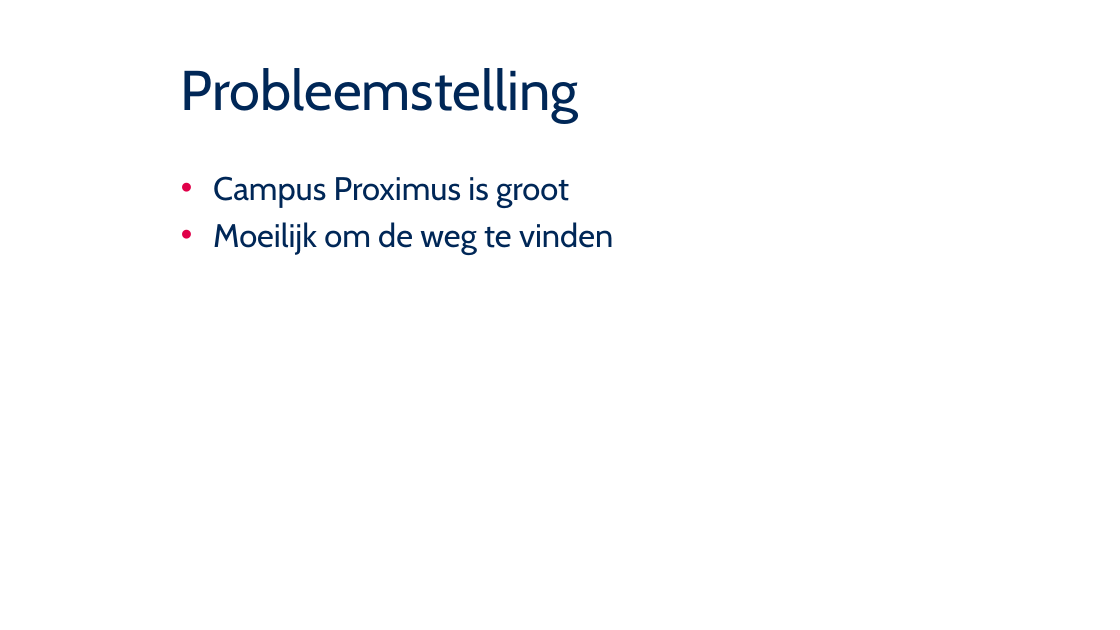
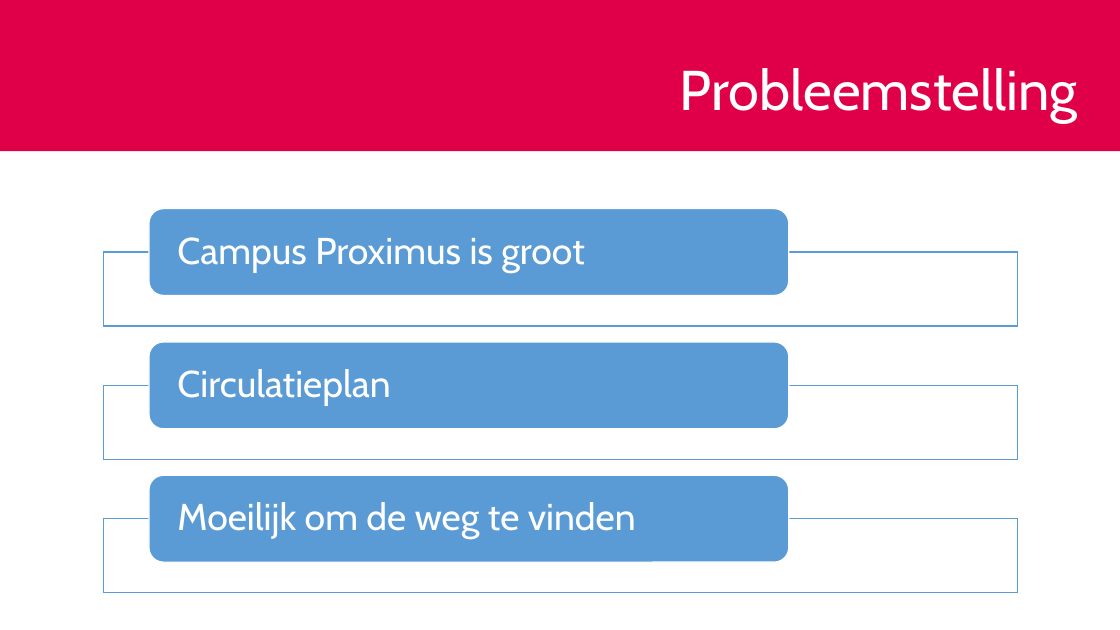
Before and after one commit to UCLeuvenLimburg/Buildingding, a slide deck: slide 3 of Scriptie/Presentatie/Eindpresentatie.pptx. Drawn at 1120x630 pixels with LibreOffice and Linux fonts; fonts in the diff are those of the drawing; background and template pictures are left out. Boxes give left, top, right and bottom in pixels: in the first picture for what was removed or moved away, otherwise in the second. Text is boxed around its words. In the diff, an @@ line names an element or a change of style, - is before the commit and + after.

```diff
--- a/Scriptie/Presentatie/Eindpresentatie.pptx
+++ b/Scriptie/Presentatie/Eindpresentatie.pptx
@@ rectangle added at (x1=0, y1=0, x2=1120, y2=151), fill #E00049 @@
@@ title "Probleemstelling" at (x1=680, y1=68, x2=1078, y2=122): text colour #002757 to #FFFFFF; alignment left to right @@
@@ text removed at (x1=213, y1=176, x2=613, y2=255) @@
-• Campus Proximus is groot
-• Moeilijk om de weg te vinden
@@ group added at (x1=103, y1=208, x2=1017, y2=593): 3 rectangles, 3 rounded rectangles, 3 texts @@
+Campus Proximus is groot
+Circulatieplan
+Moeilijk om de weg te vinden
```
Also in this commit, not shown: 5 other slides changed, 13 slides added, 5 slides removed.
